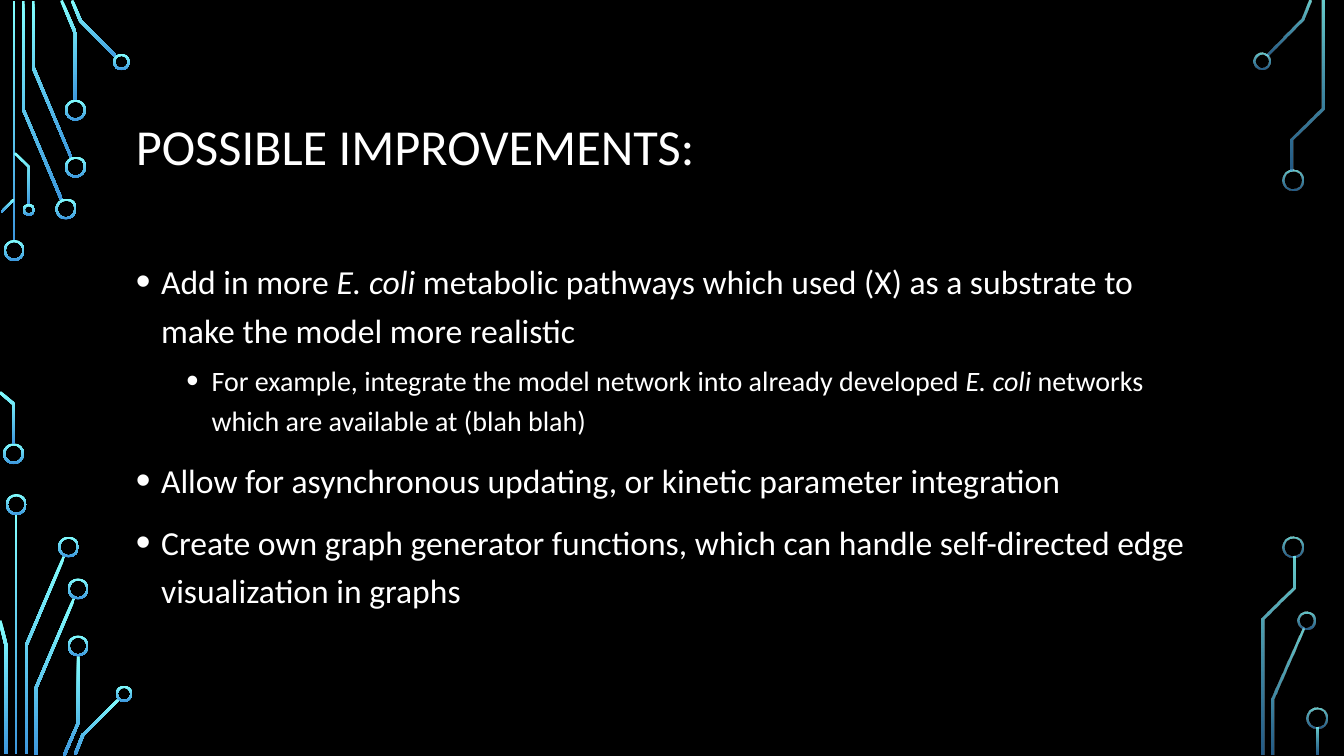
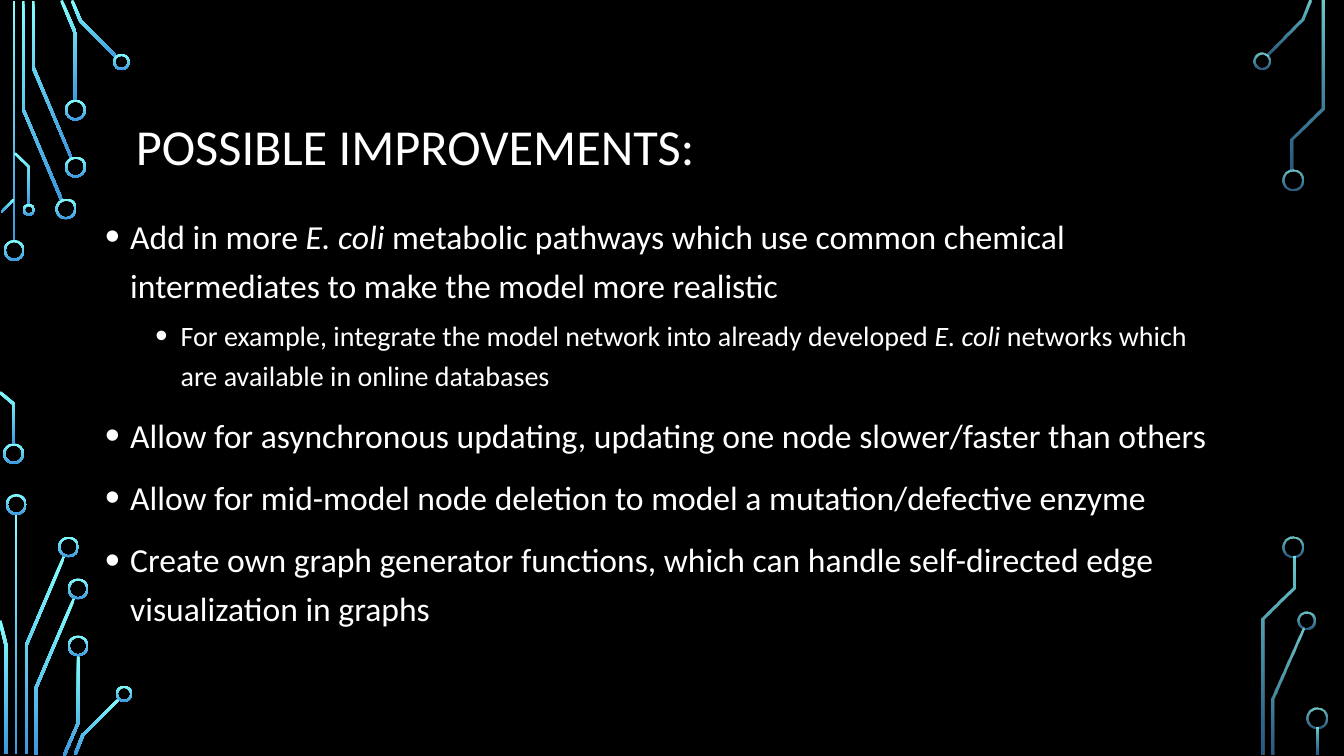
Before and after one commit to saleisha57/Bioinformatics_Final, a slide deck: slide 25 of Aleisha PowerPoint Edit.pptx (slide 16 before the commit). Drawn at 1344x756 pixels with LibreOffice and Linux fonts; fonts in the diff are those of the drawing; background and template pictures are left out. Boxes give left, top, right and bottom in pixels: in the first picture for what was removed or moved away, otherwise in the second. Text is boxed around its words. In the diff, an @@ line names an element or a change of style, - is before the commit and + after.

```diff
--- a/Aleisha PowerPoint Edit.pptx
+++ b/Aleisha PowerPoint Edit.pptx
@@ text "Add in more E. coli ...": place and size @@
-text "Add in more E. coli ..." at bbox=[161, 269, 1184, 609]
+text "Add in more E. coli ..." at bbox=[130, 225, 1206, 627]
@@ text at bbox=[130, 225, 1206, 516]: text changed @@
-• Add in more E. coli metabolic pathways which used (X) as a substrate to make the model more realistic
-  • For example, integrate the model network into already developed E. coli networks which are available at (blah blah)
-• Allow for asynchronous updating, or kinetic parameter integration
+• Add in more E. coli metabolic pathways which use common chemical intermediates to make the model more realistic
+  • For example, integrate the model network into already developed E. coli networks which are available in online databases
+• Allow for asynchronous updating, updating one node slower/faster than others
+• Allow for mid-model node deletion to model a mutation/defective enzyme
```
Also in this commit, not shown: 8 other slides changed, 13 slides added, 4 slides removed, 1 other file.
